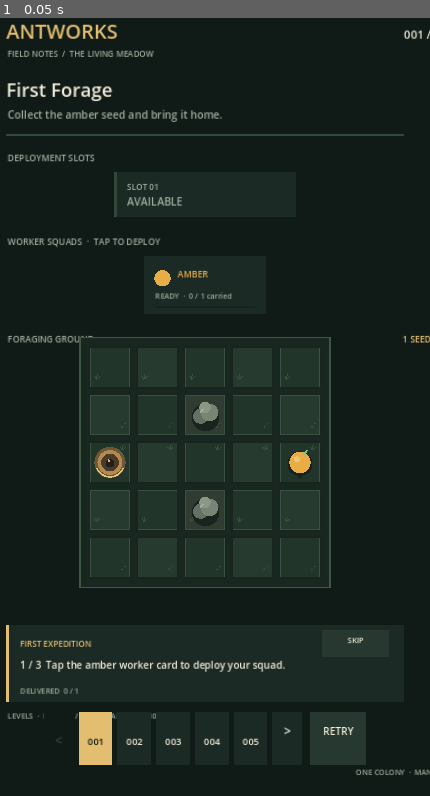
Above: before the commit, frame 1.
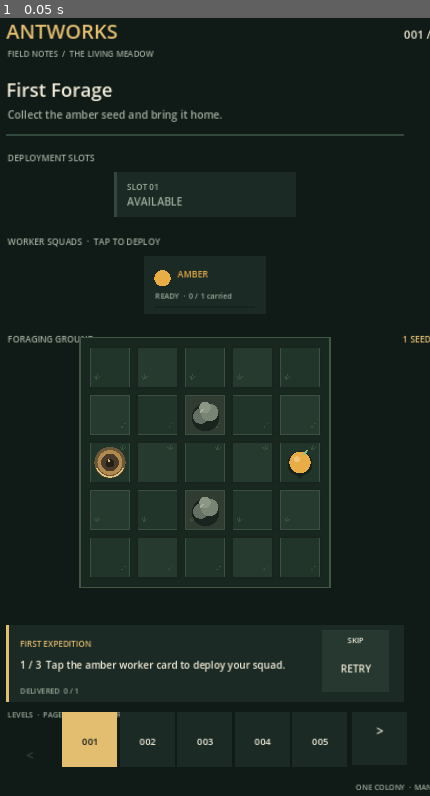
Above: after the commit, the same moment.

Repository: MaiklLX/Game-ANTS
Game: Godot game, scene res://scenes/main.tscn
The game is run twice, just before and just after one commit, with the same random seed, the same clock (stepped at 60 frames per second) and the same inputs.
Inputs:
- Up to frame 1 (0.05 s): no input

The runs differ from the first frame. In frame 1, 1.0% of the frame differs, in the area x 1-100%, y 83-100%.

Commit message:
KT-011.2: enlarge mobile hit areas and simplify level controls

Diff:
--- a/scripts/ui/game_screen.gd
+++ b/scripts/ui/game_screen.gd
@@ -265,14 +265,17 @@
 	var accent_color := Color("#91c99a") if completed else Color("#e58b70") if blocked else COLOR_GOLD
 	draw_rect(panel, panel_color)
 	draw_rect(Rect2(panel.position, Vector2(4, panel.size.y)), accent_color)
+	_restart_rect = Rect2(548, panel.position.y + 20, 106, 88)
+	draw_rect(_restart_rect, COLOR_PANEL_LIGHT)
+	draw_string(font, _restart_rect.position + Vector2(0, 56), "RETRY", HORIZONTAL_ALIGNMENT_CENTER, _restart_rect.size.x, 16, COLOR_TEXT)
 	var heading := "FIELD CLEARED" if completed else "FIELD BLOCKED" if blocked else "FIRST EXPEDITION" if _tutorial_active else "COLONY LOG"
 	draw_string(font, Vector2(64, 1035 + _layout_extra * 0.68), heading, HORIZONTAL_ALIGNMENT_LEFT, -1, 13, accent_color if not _tutorial_active else COLOR_GOLD)
 	if _tutorial_active:
 		draw_rect(_tutorial_skip_rect, COLOR_PANEL_LIGHT)
 		draw_string(font, _tutorial_skip_rect.position + Vector2(0, 21), "SKIP", HORIZONTAL_ALIGNMENT_CENTER, _tutorial_skip_rect.size.x, 12, COLOR_TEXT)
-		draw_string(font, Vector2(64, 1070 + _layout_extra * 0.68), _tutorial_instruction(), HORIZONTAL_ALIGNMENT_LEFT, 580, 16, COLOR_TEXT)
+		draw_string(font, Vector2(64, 1070 + _layout_extra * 0.68), _tutorial_instruction(), HORIZONTAL_ALIGNMENT_LEFT, 460, 16, COLOR_TEXT)
 	else:
-		draw_string(font, Vector2(64, 1070), _status, HORIZONTAL_ALIGNMENT_LEFT, 580, 17, COLOR_TEXT)
+		draw_string(font, Vector2(64, 1070 + _layout_extra * 0.68), _status, HORIZONTAL_ALIGNMENT_LEFT, 460, 17, COLOR_TEXT)
 	var delivered := _colony.delivered_resources
 	draw_string(font, Vector2(64, 1110 + _layout_extra * 0.68), "DELIVERED  %d / %d" % [delivered, _board.total_resources], HORIZONTAL_ALIGNMENT_LEFT, -1, 12, COLOR_MUTED)
 
@@ -283,26 +286,25 @@
 	var completed_count: int = 0
 	if _progress_store != null:
 		completed_count = int(_progress_store.get_completed_count())
-	draw_string(font, Vector2(44, 1150 + _layout_extra * 0.86), "LEVELS  ·  PAGE %02d / %02d  ·  CLEARED %02d / %03d" % [page_number, page_count, completed_count, _campaign_levels.size()], HORIZONTAL_ALIGNMENT_LEFT, 630, 12, COLOR_MUTED)
+	draw_string(font, Vector2(44, 1148 + _layout_extra * 0.86), "LEVELS  ·  PAGE %02d / %02d  ·  CLEARED %02d / %03d" % [page_number, page_count, completed_count, _campaign_levels.size()], HORIZONTAL_ALIGNMENT_LEFT, 630, 12, COLOR_MUTED)
 	_level_rects.clear()
 
-	var button_width := 54.0
-	var button_gap := 8.0
+	var button_width := 88.0
+	var button_gap := 4.0
 	var page_width := LEVELS_PER_PAGE * button_width + (LEVELS_PER_PAGE - 1) * button_gap
-	var arrow_width := 48.0
-	var retry_width := 90.0
-	var controls_width := arrow_width + 8.0 + page_width + 8.0 + arrow_width + 12.0 + retry_width
+	var arrow_width := 88.0
+	var controls_width := arrow_width + 8.0 + page_width + 8.0 + arrow_width
 	var controls_start_x := (720.0 - controls_width) * 0.5
 
-	_previous_page_rect = Rect2(controls_start_x, 1140 + _layout_extra * 0.86, arrow_width, 84)
+	_previous_page_rect = Rect2(controls_start_x, 1160 + _layout_extra * 0.86, arrow_width, 88)
 	draw_rect(_previous_page_rect, COLOR_PANEL if _level_page_start > 0 else COLOR_BG)
-	draw_string(font, _previous_page_rect.position + Vector2(0, 52), "<", HORIZONTAL_ALIGNMENT_CENTER, arrow_width, 20, COLOR_TEXT if _level_page_start > 0 else COLOR_GRID)
+	draw_string(font, _previous_page_rect.position + Vector2(0, 56), "<", HORIZONTAL_ALIGNMENT_CENTER, arrow_width, 20, COLOR_TEXT if _level_page_start > 0 else COLOR_GRID)
 
 	var buttons_start_x := controls_start_x + arrow_width + 8.0
 	var visible_count := mini(LEVELS_PER_PAGE, maxi(0, _campaign_levels.size() - _level_page_start))
 	for local_index in range(visible_count):
 		var global_index := _level_page_start + local_index
-		var rect := Rect2(buttons_start_x + local_index * (button_width + button_gap), 1140 + _layout_extra * 0.86, button_width, 84)
+		var rect := Rect2(buttons_start_x + local_index * (button_width + button_gap), 1140 + _layout_extra * 0.86, button_width, 88)
 		_level_rects.append(rect)
 		var is_selected := global_index == _level_index
 		draw_rect(rect, COLOR_GOLD if is_selected else COLOR_PANEL)
@@ -317,10 +319,7 @@
 	draw_rect(_next_page_rect, COLOR_PANEL if has_next_page else COLOR_BG)
 	draw_string(font, _next_page_rect.position + Vector2(0, 37), ">", HORIZONTAL_ALIGNMENT_CENTER, arrow_width, 20, COLOR_TEXT if has_next_page else COLOR_GRID)
 
-	_restart_rect = Rect2(next_x + arrow_width + 12.0, 1140 + _layout_extra * 0.86, retry_width, 84)
-	draw_rect(_restart_rect, COLOR_PANEL_LIGHT)
-	draw_string(font, _restart_rect.position + Vector2(0, 36), "RETRY", HORIZONTAL_ALIGNMENT_CENTER, retry_width, 16, COLOR_TEXT)
-	draw_string(font, Vector2(360, 1240 + _layout_extra * 0.95), "ONE COLONY  ·  MANY SMALL DECISIONS", HORIZONTAL_ALIGNMENT_CENTER, 720, 12, COLOR_MUTED)
+	draw_string(font, Vector2(360, 1264 + _layout_extra * 0.95), "ONE COLONY  ·  MANY SMALL DECISIONS", HORIZONTAL_ALIGNMENT_CENTER, 720, 12, COLOR_MUTED)
 
 
 func _gui_input(event: InputEvent) -> void:
